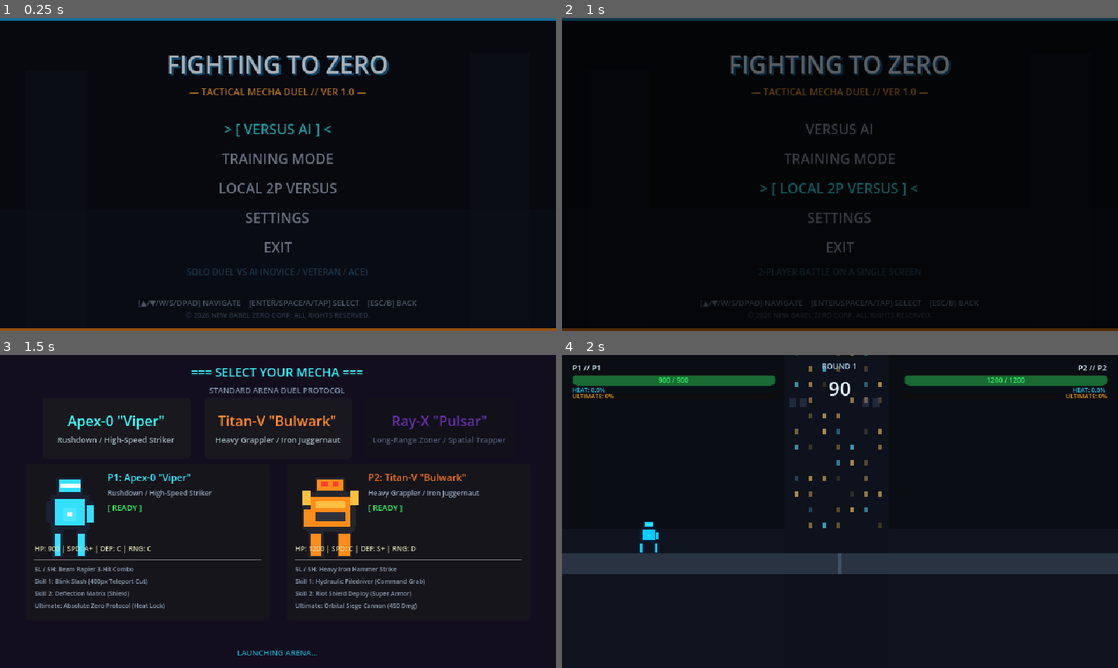
Above: before the commit, frames 1-4 (two rows, left to right).
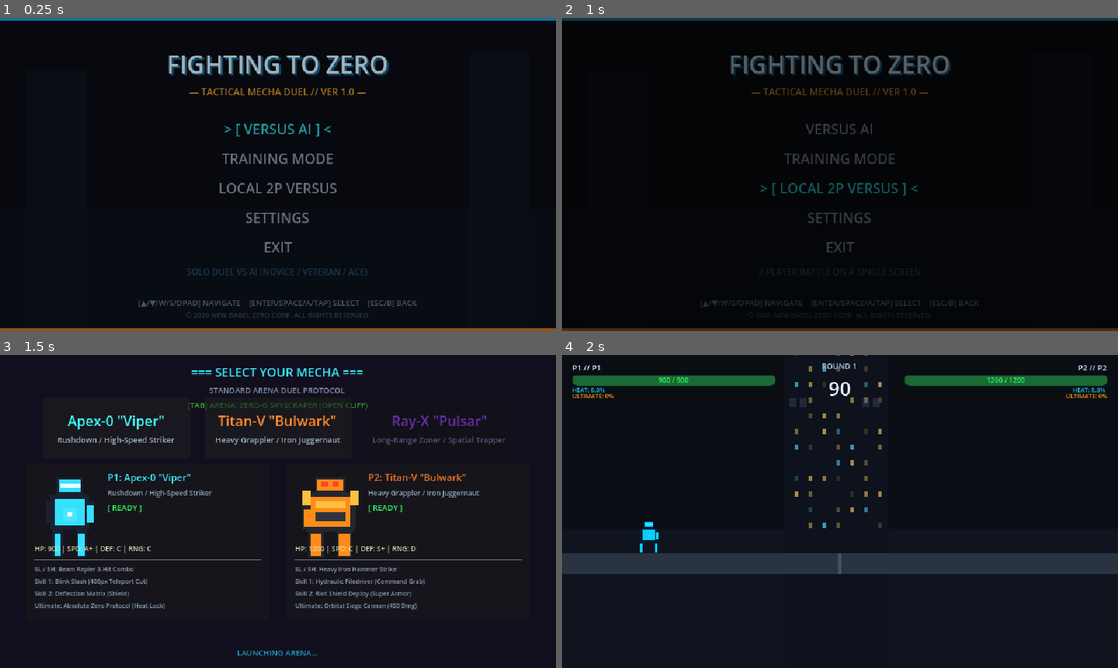
Above: after the commit, the same moments.

Repository: peterfernandochristian123-art/game
Game: Godot game, scene res://scenes/main_menu.tscn
Same seed, same stepped clock (60 frames per second), same inputs: the game is played once before the commit and once after it.
Inputs (mouse positions are in pixels of both pictures, inside the frame that each line leads up to):
- Up to frame 1 (0.25 s): no input
- Up to frame 2 (1 s): click "LOCAL 2P VERSUS" at 0.5 s
- Up to frame 3 (1.5 s): tap Enter (ui_accept) at 1.25 s; move the mouse to (400, 495) at 1.27 s; hold D (move_right) from 1.28 s (still down); tap Tab at 1.35 s; click (400, 495) at 1.42 s
- Up to frame 4 (2 s): keep holding D (move_right); tap Space (jump) at 1.52 s; tap T at 1.55 s

Frames 1-2 are identical in both runs. In frame 3, 0.2% of the frame differs, in the area x 33-67%, y 15-18%; in frame 4, nothing differs.

Commit message:
feat(epic-12): implement Underground Reactor arena with boundary walls, steam hazards, and stage selection

Diff:
--- /dev/null
+++ b/scenes/arena_underground_reactor.tscn
@@ -0,0 +1,181 @@
+[gd_scene load_steps=12 format=3 uid="uid://arenareactor01zero"]
+
+[ext_resource type="Script" path="res://scripts/arena/arena_underground_reactor.gd" id="1_reactor"]
+[ext_resource type="Script" path="res://scripts/visual/combat_camera.gd" id="2_cam"]
+[ext_resource type="Script" path="res://scripts/combat/components/hitstop_component.gd" id="3_hitstop"]
+[ext_resource type="Script" path="res://scripts/visual/vfx_manager.gd" id="4_vfx"]
+[ext_resource type="Script" path="res://scripts/audio/audio_manager.gd" id="5_audio"]
+[ext_resource type="Script" path="res://scripts/hazards/steam_vent_hazard.gd" id="6_hazard"]
+
+[sub_resource type="RectangleShape2D" id="RectangleShape2D_platform"]
+size = Vector2(1280, 24)
+
+[sub_resource type="RectangleShape2D" id="RectangleShape2D_left_wall"]
+size = Vector2(24, 340)
+
+[sub_resource type="RectangleShape2D" id="RectangleShape2D_right_wall"]
+size = Vector2(24, 340)
+
+[sub_resource type="RectangleShape2D" id="RectangleShape2D_steam_vent"]
+size = Vector2(32, 70)
+
+[node name="ArenaUndergroundReactor" type="Node2D"]
+script = ExtResource("1_reactor")
+
+[node name="Background" type="ColorRect" parent="."]
+offset_right = 1408.0
+offset_bottom = 480.0
+color = Color(0.06, 0.05, 0.08, 1)
+
+[node name="ReactorGlowFog" type="ColorRect" parent="Background"]
+offset_top = 220.0
+offset_right = 1408.0
+offset_bottom = 480.0
+color = Color(0.2, 0.08, 0.04, 0.5)
+
+[node name="ConduitPipe1" type="ColorRect" parent="Background"]
+offset_left = 180.0
+offset_right = 210.0
+offset_bottom = 480.0
+color = Color(0.12, 0.1, 0.14, 1)
+
+[node name="ConduitPipe1Glow" type="ColorRect" parent="Background"]
+offset_left = 192.0
+offset_right = 198.0
+offset_bottom = 480.0
+color = Color(0.9, 0.35, 0.05, 0.7)
+
+[node name="ConduitPipe2" type="ColorRect" parent="Background"]
+offset_left = 1198.0
+offset_right = 1228.0
+offset_bottom = 480.0
+color = Color(0.12, 0.1, 0.14, 1)
+
+[node name="ConduitPipe2Glow" type="ColorRect" parent="Background"]
+offset_left = 1210.0
+offset_right = 1216.0
+offset_bottom = 480.0
+color = Color(0.9, 0.35, 0.05, 0.7)
+
+[node name="ReactorCoreStructure" type="ColorRect" parent="Background"]
+offset_left = 654.0
+offset_top = 20.0
+offset_right = 754.0
+offset_bottom = 480.0
+color = Color(0.1, 0.09, 0.12, 1)
+
+[node name="CorePlasmaLine" type="ColorRect" parent="Background/ReactorCoreStructure"]
+offset_left = 44.0
+offset_right = 56.0
+offset_bottom = 460.0
+color = Color(1, 0.45, 0.1, 0.85)
+
+[node name="Platform" type="StaticBody2D" parent="."]
+position = Vector2(704, 300)
+collision_layer = 1
+collision_mask = 1
+
+[node name="CollisionShape2D" type="CollisionShape2D" parent="Platform"]
+shape = SubResource("RectangleShape2D_platform")
+
+[node name="PlatformVisual" type="ColorRect" parent="Platform"]
+offset_left = -640.0
+offset_top = -12.0
+offset_right = 640.0
+offset_bottom = 12.0
+color = Color(0.18, 0.16, 0.2, 1)
+
+[node name="HazardStripeLeft" type="ColorRect" parent="Platform"]
+offset_left = -640.0
+offset_top = -12.0
+offset_right = -624.0
+offset_bottom = 12.0
+color = Color(1, 0.45, 0.1, 1)
+
+[node name="HazardStripeRight" type="ColorRect" parent="Platform"]
+offset_left = 624.0
+offset_top = -12.0
+offset_right = 640.0
+offset_bottom = 12.0
+color = Color(1, 0.45, 0.1, 1)
+
+[node name="CenterGrate" type="ColorRect" parent="Platform"]
+offset_left = -20.0
+offset_top = -12.0
+offset_right = 20.0
+offset_bottom = 12.0
+color = Color(0.12, 0.1, 0.14, 1)
+
+[node name="LeftWall" type="StaticBody2D" parent="."]
+position = Vector2(52, 150)
+collision_layer = 1
+collision_mask = 1
+
+[node name="CollisionShape2D" type="CollisionShape2D" parent="LeftWall"]
+shape = SubResource("RectangleShape2D_left_wall")
+
+[node name="WallVisual" type="ColorRect" parent="LeftWall"]
+offset_left = -12.0
+offset_top = -170.0
+offset_right = 12.0
+offset_bottom = 170.0
+color = Color(0.22, 0.2, 0.25, 1)
+
+[node name="HazardBorder" type="ColorRect" parent="LeftWall"]
+offset_left = 8.0
+offset_top = -170.0
+offset_right = 12.0
+offset_bottom = 170.0
+color = Color(1, 0.4, 0.05, 1)
+
+[node name="RightWall" type="StaticBody2D" parent="."]
+position = Vector2(1356, 150)
+collision_layer = 1
+collision_mask = 1
+
+[node name="CollisionShape2D" type="CollisionShape2D" parent="RightWall"]
+shape = SubResource("RectangleShape2D_right_wall")
+
+[node name="WallVisual" type="ColorRect" parent="RightWall"]
+offset_left = -12.0
+offset_top = -170.0
+offset_right = 12.0
+offset_bottom = 170.0
+color = Color(0.22, 0.2, 0.25, 1)
+
+[node name="HazardBorder" type="ColorRect" parent="RightWall"]
+offset_left = -12.0
+offset_top = -170.0
+offset_right = -8.0
+offset_bottom = 170.0
+color = Color(1, 0.4, 0.05, 1)
+
+[node name="VentLeft" type="Area2D" parent="."]
+position = Vector2(420, 288)
+script = ExtResource("6_hazard")
+
+[node name="CollisionShape2D" type="CollisionShape2D" parent="VentLeft"]
+position = Vector2(0, -35)
+shape = SubResource("RectangleShape2D_steam_vent")
+
+[node name="VentRight" type="Area2D" parent="."]
+position = Vector2(988, 288)
+script = ExtResource("6_hazard")
+
+[node name="CollisionShape2D" type="CollisionShape2D" parent="VentRight"]
+position = Vector2(0, -35)
+shape = SubResource("RectangleShape2D_steam_vent")
+
+[node name="Camera2D" type="Camera2D" parent="."]
+position = Vector2(704, 240)
+zoom = Vector2(1, 1)
+script = ExtResource("2_cam")
+
+[node name="HitstopComponent" type="Node" parent="."]
+script = ExtResource("3_hitstop")
+
+[node name="VFXManager" type="Node2D" parent="."]
+script = ExtResource("4_vfx")
+
+[node name="AudioManager" type="Node" parent="."]
+script = ExtResource("5_audio")
--- a/scenes/character_select.tscn
+++ b/scenes/character_select.tscn
@@ -50,6 +50,13 @@
 theme_override_colors/font_color = Color(0.6, 0.7, 0.8, 0.8)
 theme_override_font_sizes/font_size = 9
 text = "STANDARD ARENA DUEL PROTOCOL"
+horizontal_alignment = 1
+
+[node name="StageLabel" type="Label" parent="TopBar"]
+layout_mode = 2
+theme_override_colors/font_color = Color(1, 0.75, 0.2, 1)
+theme_override_font_sizes/font_size = 9
+text = "[TAB] ARENA: ZERO-G SKYSCRAPER"
 horizontal_alignment = 1
 
 [node name="RosterArea" type="CenterContainer" parent="."]
--- a/scripts/ai/versus_ai_manager.gd
+++ b/scripts/ai/versus_ai_manager.gd
@@ -33,6 +33,7 @@
 	if not p1 or not p2:
 		return
 
+	_apply_arena_selection()
 	_apply_roster_selection()
 
 	# 1. Setup AI Controller
@@ -151,3 +152,16 @@
 		p2 = FighterFactoryScript.create_fighter(MatchConfigScript.p2_character, 2)
 		p2.global_position = pos
 		fighters_node.add_child(p2)
+
+func _apply_arena_selection() -> void:
+	if MatchConfigScript.selected_arena == &"reactor":
+		var current_arena = get_node_or_null("ArenaSkyscraper")
+		if current_arena:
+			var reactor_scene = load("res://scenes/arena_underground_reactor.tscn")
+			if reactor_scene:
+				var new_arena = reactor_scene.instantiate()
+				var idx = current_arena.get_index()
+				current_arena.name = "ArenaSkyscraper_Old"
+				current_arena.queue_free()
+				add_child(new_arena)
+				move_child(new_arena, idx)
--- /dev/null
+++ b/scripts/arena/arena_underground_reactor.gd
@@ -0,0 +1,60 @@
+class_name ArenaUndergroundReactor
+extends Node2D
+
+## Arena Reaktor Bawah Tanah: Underground Reactor / Magma Forge (Story 12.1)
+## Panggung tertutup bertebing baja kokoh di sisi kiri (X=64) dan kanan (X=1344)
+## Dilengkapi dua ventilasi semburan uap termal aktif (SteamVentHazard)
+## Menghilangkan mekanik Cliffhanger dan memfokuskan duel pada Wall-Bounce corner pressure.
+
+signal hazard_triggered(hazard_name: StringName, fighter: Node2D)
+
+const CombatConstants = preload("res://scripts/combat/combat_constants.gd")
+const SteamVentHazardScript = preload("res://scripts/hazards/steam_vent_hazard.gd")
+
+@export var platform_width: float = 1280.0
+@export var left_bound: float = 64.0
+@export var right_bound: float = 1344.0
+
+@onready var platform_body: StaticBody2D = $Platform
+@onready var left_wall: StaticBody2D = $LeftWall
+@onready var right_wall: StaticBody2D = $RightWall
+@onready var vent_left: Area2D = $VentLeft
+@onready var vent_right: Area2D = $VentRight
+
+var registered_fighters: Array[Node2D] = []
+
+func _ready() -> void:
+	_setup_audio()
+	_setup_hazard_listeners()
+	_find_fighters_in_tree()
+
+func _setup_audio() -> void:
+	var audio_mgr := get_node_or_null("AudioManager")
+	if audio_mgr and audio_mgr.has_method("play_bgm"):
+		audio_mgr.play_bgm(&"arena")
+
+func _setup_hazard_listeners() -> void:
+	if vent_left:
+		vent_left.fighter_scorched.connect(func(f): _on_vent_scorched(&"VentLeft", f))
+	if vent_right:
+		vent_right.fighter_scorched.connect(func(f): _on_vent_scorched(&"VentRight", f))
+
+func _on_vent_scorched(vent_id: StringName, fighter: Node2D) -> void:
+	hazard_triggered.emit(vent_id, fighter)
+
+func register_fighter(fighter: Node2D) -> void:
+	if fighter and fighter not in registered_fighters:
+		registered_fighters.append(fighter)
+
+func unregister_fighter(fighter: Node2D) -> void:
+	registered_fighters.erase(fighter)
+
+func _find_fighters_in_tree() -> void:
+	var parent_node := get_parent()
+	if not parent_node:
+		return
+	var fighters_container := parent_node.get_node_or_null("Fighters")
+	if fighters_container:
+		for child in fighters_container.get_children():
+			if child is CharacterBody2D:
+				register_fighter(child)
--- a/scripts/core/local_versus_manager.gd
+++ b/scripts/core/local_versus_manager.gd
@@ -24,6 +24,7 @@
 	if not p1 or not p2:
 		return
 
+	_apply_arena_selection()
 	_apply_roster_selection()
 
 	# 1. Konfigurasi Player Index
@@ -110,3 +111,16 @@
 		p2 = FighterFactoryScript.create_fighter(MatchConfigScript.p2_character, 2)
 		p2.global_position = pos
 		fighters_node.add_child(p2)
+
+func _apply_arena_selection() -> void:
+	if MatchConfigScript.selected_arena == &"reactor":
+		var current_arena = get_node_or_null("ArenaSkyscraper")
+		if current_arena:
+			var reactor_scene = load("res://scenes/arena_underground_reactor.tscn")
+			if reactor_scene:
+				var new_arena = reactor_scene.instantiate()
+				var idx = current_arena.get_index()
+				current_arena.name = "ArenaSkyscraper_Old"
+				current_arena.queue_free()
+				add_child(new_arena)
+				move_child(new_arena, idx)
--- a/scripts/core/match_config.gd
+++ b/scripts/core/match_config.gd
@@ -9,12 +9,24 @@
 static var p2_character: StringName = &"bulwark"
 static var game_mode: StringName = &"versus_ai"
 static var ai_difficulty: int = 1 # 0: Novice, 1: Veteran, 2: Ace
+static var selected_arena: StringName = &"skyscraper" # &"skyscraper" | &"reactor"
 
 static func reset_defaults() -> void:
 	p1_character = &"viper"
 	p2_character = &"bulwark"
 	game_mode = &"versus_ai"
 	ai_difficulty = 1
+	selected_arena = &"skyscraper"
+
+static func set_arena(arena_id: StringName) -> void:
+	selected_arena = arena_id
+
+static func get_arena_scene() -> String:
+	match selected_arena:
+		&"reactor":
+			return "res://scenes/arena_underground_reactor.tscn"
+		_:
+			return "res://scenes/arena_skyscraper.tscn"
 
 static func set_p1(char_id: StringName) -> void:
 	p1_character = char_id
--- /dev/null
+++ b/scripts/hazards/steam_vent_hazard.gd
@@ -0,0 +1,153 @@
+class_name SteamVentHazard
+extends Area2D
+
+## Geothermal Steam Vent Hazard (Story 12.1)
+## Ventilasi uap geotermal panggung Underground Reactor.
+## Beroperasi dengan siklus otomatis: Dormant -> Warning (3s) -> Eruption (1.5s)
+## Memberikan +20% Heat dan 15 chip damage pada mecha yang melintas saat erupsi aktif.
+
+signal warning_started()
+signal eruption_started()
+signal eruption_ended()
+signal fighter_scorched(fighter: Node2D)
+
+enum VentState {
+	DORMANT,
+	WARNING,
+	ERUPTION
+}
+
+@export var dormant_duration: float = 6.0
+@export var warning_duration: float = 3.0
+@export var eruption_duration: float = 1.5
+
+@export var damage_amount: int = 15
+@export var heat_penalty: float = 20.0
+
+var current_state: VentState = VentState.DORMANT
+var state_timer: float = 0.0
+
+var warning_indicator: ColorRect = null
+var vent_particles: CPUParticles2D = null
+var scorched_fighters: Array[Node2D] = []
+
+func _ready() -> void:
+	_setup_collision()
+	_setup_visuals()
+	_setup_particles()
+
+	body_entered.connect(_on_body_entered)
+	state_timer = dormant_duration
+
+func _setup_collision() -> void:
+	# Layer 1 (World) / Hazard monitor Area2D
+	collision_layer = 0
+	collision_mask = 1 # Mecha CharacterBody2D ada di Layer 1
+	monitoring = true
+
+func _setup_visuals() -> void:
+	# Warning Indicator Beacon (Lampu bahaya)
+	if not has_node("WarningBeacon"):
+		warning_indicator = ColorRect.new()
+		warning_indicator.name = "WarningBeacon"
+		warning_indicator.custom_minimum_size = Vector2(32, 6)
+		warning_indicator.position = Vector2(-16, -3)
+		warning_indicator.color = Color(0.2, 0.2, 0.2, 1.0) # Mati saat dormant
+		add_child(warning_indicator)
+	else:
+		warning_indicator = get_node("WarningBeacon") as ColorRect
+
+func _setup_particles() -> void:
+	if not has_node("SteamJet"):
+		vent_particles = CPUParticles2D.new()
+		vent_particles.name = "SteamJet"
+		vent_particles.emitting = false
+		vent_particles.amount = 36
+		vent_particles.lifetime = 0.6
+		vent_particles.direction = Vector2(0, -1)
+		vent_particles.spread = 15.0
+		vent_particles.gravity = Vector2(0, -250)
+		vent_particles.initial_velocity_min = 180.0
+		vent_particles.initial_velocity_max = 260.0
+		vent_particles.scale_amount_min = 3.0
+		vent_particles.scale_amount_max = 7.0
+		vent_particles.color = Color(1.0, 0.5, 0.1, 0.85) # Uap panas membara oranye-kuning
+		add_child(vent_particles)
+	else:
+		vent_particles = get_node("SteamJet") as CPUParticles2D
+
+func _physics_process(delta: float) -> void:
+	state_timer -= delta
+
+	if current_state == VentState.WARNING:
+		_process_warning_flash(delta)
+
+	if state_timer <= 0.0:
+		_advance_state()
+
+func _process_warning_flash(_delta: float) -> void:
+	if warning_indicator:
+		# Berkedip cepat (frekuensi 6 Hz) warna Amber / Oranye-Merah
+		var flash = int(Time.get_ticks_msec() / 150) % 2 == 0
+		warning_indicator.color = Color(1.0, 0.25, 0.0, 1.0) if flash else Color(0.3, 0.1, 0.0, 1.0)
+
+func _advance_state() -> void:
+	match current_state:
+		VentState.DORMANT:
+			current_state = VentState.WARNING
+			state_timer = warning_duration
+			scorched_fighters.clear()
+			warning_started.emit()
+		VentState.WARNING:
+			current_state = VentState.ERUPTION
+			state_timer = eruption_duration
+			if vent_particles:
+				vent_particles.emitting = true
+			if warning_indicator:
+				warning_indicator.color = Color(1.0, 0.1, 0.0, 1.0)
+			eruption_started.emit()
+			_check_overlapping_bodies()
+		VentState.ERUPTION:
+			current_state = VentState.DORMANT
+			state_timer = dormant_duration
+			if vent_particles:
+				vent_particles.emitting = false
+			if warning_indicator:
+				warning_indicator.color = Color(0.2, 0.2, 0.2, 1.0)
+			scorched_fighters.clear()
+			eruption_ended.emit()
+
+func _check_overlapping_bodies() -> void:
+	var bodies = get_overlapping_bodies()
+	for b in bodies:
+		if b is CharacterBody2D:
+			_scorch_fighter(b)
+
+func _on_body_entered(body: Node2D) -> void:
+	if current_state == VentState.ERUPTION and body is CharacterBody2D:
+		_scorch_fighter(body)
+
+func _scorch_fighter(fighter: Node2D) -> void:
+	if fighter in scorched_fighters:
+		return
+	scorched_fighters.append(fighter)
+
+	# Tambahkan panas mecha via heat_component
+	if "heat_component" in fighter and fighter.heat_component:
+		fighter.heat_component.add_heat(heat_penalty)
+
+	# Berikan chip damage
+	if fighter.has_method("set_hp"):
+		var cur = fighter.get("current_hp")
+		if cur != null:
+			fighter.set_hp(cur - damage_amount)
+
+	# Visual hit flash
+	if fighter.has_method("trigger_hit_flash"):
+		fighter.trigger_hit_flash(6)
+
+	fighter_scorched.emit(fighter)
+	if OS.is_debug_build():
+		print("[HAZARD][STEAM_VENT] Mecha %s tersengat semburan uap geotermal! (+%.1f%% Heat, -%d HP)" % [
+			fighter.name, heat_penalty, damage_amount
+		])
--- a/scripts/ui/character_select.gd
+++ b/scripts/ui/character_select.gd
@@ -25,6 +25,7 @@
 
 @onready var title_label: Label = $TopBar/TitleLabel
 @onready var mode_label: Label = $TopBar/ModeLabel
+@onready var stage_label: Label = $TopBar/StageLabel
 
 # Roster Cards Container
 @onready var cards_container: HBoxContainer = $RosterArea/CardsContainer
@@ -56,6 +57,7 @@
 	_build_roster_cards()
 	_update_p1_display()
 	_update_p2_display()
+	_update_stage_ui()
 	_fade_in()
 
 func _setup_audio() -> void:
@@ -185,6 +187,10 @@
 			elif event.keycode == KEY_L or event.keycode == KEY_RIGHT:
 				_change_p2_index(1)
 
+	# Ganti Arena: Tab / T
+	if event is InputEventKey and event.pressed and (event.keycode == KEY_TAB or event.keycode == KEY_T):
+		toggle_stage()
+
 	# Konfirmasi: Space / Enter
 	if event.is_action_pressed("ui_accept") or (event is InputEventKey and event.pressed and event.keycode == KEY_ENTER):
 		_confirm_selection()
@@ -192,6 +198,24 @@
 	# Batal / Kembali: Esc
 	if event.is_action_pressed("ui_cancel") or (event is InputEventKey and event.pressed and event.keycode == KEY_ESCAPE):
 		_cancel_or_return()
+
+func toggle_stage() -> void:
+	if MatchConfigScript.selected_arena == &"skyscraper":
+		MatchConfigScript.set_arena(&"reactor")
+	else:
+		MatchConfigScript.set_arena(&"skyscraper")
+	MenuAudio.play_nav_beep(self)
+	_update_stage_ui()
+
+func _update_stage_ui() -> void:
+	if not stage_label:
+		return
+	if MatchConfigScript.selected_arena == &"reactor":
+		stage_label.text = "[TAB] ARENA: UNDERGROUND REACTOR (HAZARD ACTIVE)"
+		stage_label.modulate = Color(1.0, 0.45, 0.1, 1.0)
+	else:
+		stage_label.text = "[TAB] ARENA: ZERO-G SKYSCRAPER (OPEN CLIFF)"
+		stage_label.modulate = Color(0.2, 0.9, 1.0, 1.0)
 
 func _change_p1_index(delta: int) -> void:
 	var total = FighterFactoryScript.get_roster_count()
--- /dev/null
+++ b/tests/test_underground_reactor.gd
@@ -0,0 +1,149 @@
+extends Node
+
+const MatchConfigScript = preload("res://scripts/core/match_config.gd")
+const FighterFactoryScript = preload("res://scripts/characters/fighter_factory.gd")
+const SteamVentHazardScript = preload("res://scripts/hazards/steam_vent_hazard.gd")
+
+var log_file: FileAccess = null
+var _failed: bool = false
+
+func _log(msg: String) -> void:
+	print(msg)
+	if log_file:
+		log_file.store_line(msg)
+		log_file.flush()
+
+func _check(cond: bool, msg: String) -> void:
+	if not cond:
+		_failed = true
+		_log("   [FAIL] " + msg)
+
+func _ready() -> void:
+	var out_path: String = ProjectSettings.globalize_path("res://test_underground_reactor_results.txt")
+	log_file = FileAccess.open(out_path, FileAccess.WRITE)
+	_log("==================================================")
+	_log("[TEST RUNNER] Memulai pengujian Story 12.1: Underground Reactor Stage...")
+	_log("==================================================")
+
+	var tests: Array[Callable] = [
+		_test_reactor_scene_structure,
+		_test_steam_vent_hazard_lifecycle,
+		_test_steam_vent_heat_and_damage_application,
+		_test_match_config_arena_routing,
+		_test_character_select_stage_toggle
+	]
+	var passed: int = 0
+	for t in tests:
+		_failed = false
+		_log("\n--- %s ---" % t.get_method())
+		t.call()
+		if _failed:
+			_log(" [GAGAL]")
+		else:
+			passed += 1
+			_log(" [LULUS]")
+
+	_log("\n==================================================")
+	_log("HASIL: %d/%d pengujian lulus." % [passed, tests.size()])
+	_log("==================================================")
+	get_tree().quit(0 if passed == tests.size() else 1)
+
+func _test_reactor_scene_structure() -> void:
+	var scene: PackedScene = load("res://scenes/arena_underground_reactor.tscn")
+	_check(scene != null, "Scene arena_underground_reactor.tscn harus valid")
+	var arena = scene.instantiate()
+	add_child(arena)
+
+	_check(arena.get_node_or_null("Platform") != null, "Platform lantai harus ada")
+	_check(arena.get_node_or_null("LeftWall") != null, "LeftWall batas kiri harus ada")
+	_check(arena.get_node_or_null("RightWall") != null, "RightWall batas kanan harus ada")
+	_check(arena.get_node_or_null("VentLeft") != null, "VentLeft hazard harus ada")
+	_check(arena.get_node_or_null("VentRight") != null, "VentRight hazard harus ada")
+
+	var lw: StaticBody2D = arena.get_node("LeftWall") as StaticBody2D
+	var rw: StaticBody2D = arena.get_node("RightWall") as StaticBody2D
+	_check(lw.collision_layer == 1, "LeftWall harus berada pada Collision Layer 1 (World)")
+	_check(rw.collision_layer == 1, "RightWall harus berada pada Collision Layer 1 (World)")
+
+	arena.queue_free()
+
+func _test_steam_vent_hazard_lifecycle() -> void:
+	var vent = SteamVentHazardScript.new()
+	add_child(vent)
+
+	_check(vent.current_state == SteamVentHazardScript.VentState.DORMANT, "State awal vent harus DORMANT")
+	_check(vent.vent_particles != null, "Partikel uap harus terinisialisasi")
+	_check(not vent.vent_particles.emitting, "Partikel uap tidak boleh aktif saat DORMANT")
+
+	# Transisi ke WARNING
+	vent._advance_state()
+	_check(vent.current_state == SteamVentHazardScript.VentState.WARNING, "State harus bertransisi ke WARNING")
+	_check(not vent.vent_particles.emitting, "Partikel uap tidak boleh aktif saat WARNING")
+
+	# Transisi ke ERUPTION
+	vent._advance_state()
+	_check(vent.current_state == SteamVentHazardScript.VentState.ERUPTION, "State harus bertransisi ke ERUPTION")
+	_check(vent.vent_particles.emitting, "Partikel uap harus memancar aktif saat ERUPTION")
+
+	# Transisi kembali ke DORMANT
+	vent._advance_state()
+	_check(vent.current_state == SteamVentHazardScript.VentState.DORMANT, "State harus kembali ke DORMANT")
+	_check(not vent.vent_particles.emitting, "Partikel uap harus mati saat kembali ke DORMANT")
+
+	vent.queue_free()
+
+func _test_steam_vent_heat_and_damage_application() -> void:
+	var fighter = FighterFactoryScript.create_fighter(&"viper", 1)
+	add_child(fighter)
+	var vent = SteamVentHazardScript.new()
+	add_child(vent)
+
+	var initial_hp: int = fighter.current_hp
+	var initial_heat: float = fighter.heat_gauge
+
+	# Maju ke ERUPTION
+	vent._advance_state() # Warning
+	vent._advance_state() # Eruption
+
+	# Panggil _scorch_fighter
+	vent._scorch_fighter(fighter)
+
+	_check(fighter.heat_gauge >= initial_heat + 20.0, "Panas mecha harus bertambah minimal +20% setelah terkena semburan uap")
+	_check(fighter.current_hp < initial_hp, "HP mecha harus berkurang (chip damage) setelah terkena semburan uap")
+
+	# Pastikan tidak terjadi multihit ganda instan dalam 1 erupsi
+	var hp_after_first = fighter.current_hp
+	vent._scorch_fighter(fighter)
+	_check(fighter.current_hp == hp_after_first, "Fighter tidak boleh terkena damage ganda beruntun dalam 1 siklus erupsi")
+
+	fighter.queue_free()
+	vent.queue_free()
+
+func _test_match_config_arena_routing() -> void:
+	MatchConfigScript.reset_defaults()
+	_check(MatchConfigScript.selected_arena == &"skyscraper", "Arena default harus skyscraper")
+	_check(MatchConfigScript.get_arena_scene() == "res://scenes/arena_skyscraper.tscn", "Target scene arena default harus arena_skyscraper.tscn")
+
+	MatchConfigScript.set_arena(&"reactor")
+	_check(MatchConfigScript.selected_arena == &"reactor", "Arena harus terset ke reactor")
+	_check(MatchConfigScript.get_arena_scene() == "res://scenes/arena_underground_reactor.tscn", "Target scene arena harus arena_underground_reactor.tscn saat reactor aktif")
+
+func _test_character_select_stage_toggle() -> void:
+	MatchConfigScript.reset_defaults()
+	var char_select_scene: PackedScene = load("res://scenes/character_select.tscn")
+	var cs = char_select_scene.instantiate()
+	add_child(cs)
+
+	_check(MatchConfigScript.selected_arena == &"skyscraper", "Arena awal harus skyscraper")
+
+	# Toggle stage
+	cs.toggle_stage()
+	_check(MatchConfigScript.selected_arena == &"reactor", "Setelah toggle, arena harus menjadi reactor")
+	if cs.stage_label:
+		_check(cs.stage_label.text.contains("REACTOR"), "Stage label harus menampilkan status UNDERGROUND REACTOR")
+
+	# Toggle balik
+	cs.toggle_stage()
+	_check(MatchConfigScript.selected_arena == &"skyscraper", "Setelah toggle kedua, arena harus kembali ke skyscraper")
+
+	cs.queue_free()
--- /dev/null
+++ b/tests/test_underground_reactor.tscn
@@ -0,0 +1,6 @@
+[gd_scene load_steps=2 format=3 uid="uid://testundergroundreactor01zero"]
+
+[ext_resource type="Script" path="res://tests/test_underground_reactor.gd" id="1_test"]
+
+[node name="TestUndergroundReactor" type="Node"]
+script = ExtResource("1_test")
Not shown, changed: _bmad-output/implementation-artifacts/sprint-status.yaml
Not shown, added: _bmad-output/implementation-artifacts/12-1-underground-reactor-arena-and-steam-hazards.md
Not shown, changed: _bmad-output/planning-artifacts/epics.md
Not shown, changed: run_standalone_build.bat
Not shown, changed: tests/run_all_tests.ps1
